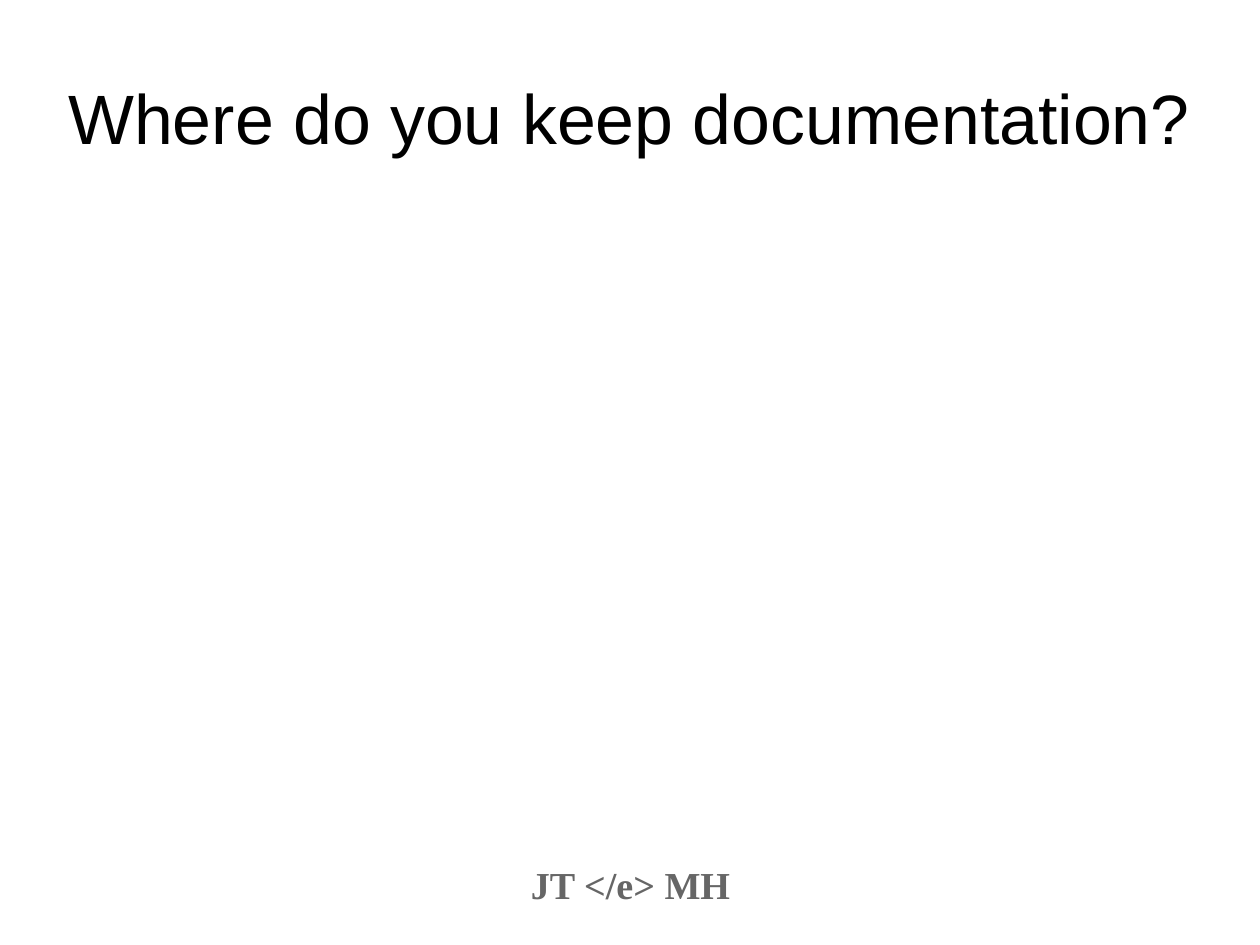
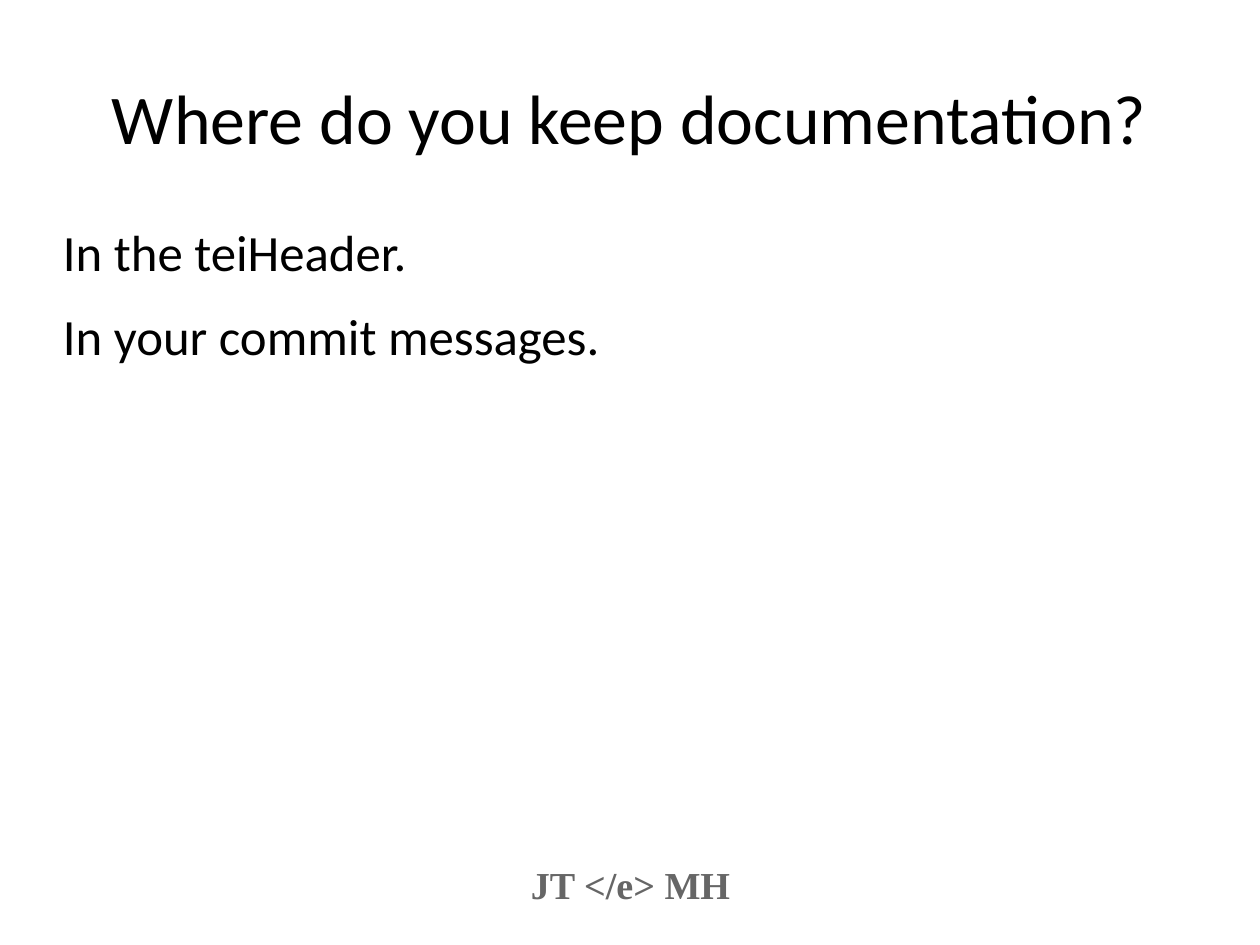
Before and after one commit to projectEndings/Endings, a slide deck: slide 17 of presentations/dhsi2019/documentation.odp (slide 12 before the commit). Drawn at 1260x945 pixels with LibreOffice and Linux fonts; fonts in the diff are those of the drawing; background and template pictures are left out. Boxes give left, top, right and bottom in pixels: in the first picture for what was removed or moved away, otherwise in the second. Text is boxed around its words. In the diff, an @@ line names an element or a change of style, - is before the commit and + after.

Commit message:
Updated documentation slides and using releases slides

```diff
--- a/presentations/dhsi2019/documentation.odp
+++ b/presentations/dhsi2019/documentation.odp
@@ title "Where do you keep documentation?" at [112, 95, 1146, 156]: font Arial to Calibri; alignment centre to left @@
@@ text added at [63, 235, 599, 364], 32 pt, text #000000 @@
+In the teiHeader.
+In your commit messages.
```
Also in this commit, not shown: 13 other slides changed, 8 slides added, 1 slide removed, 1 other file.
